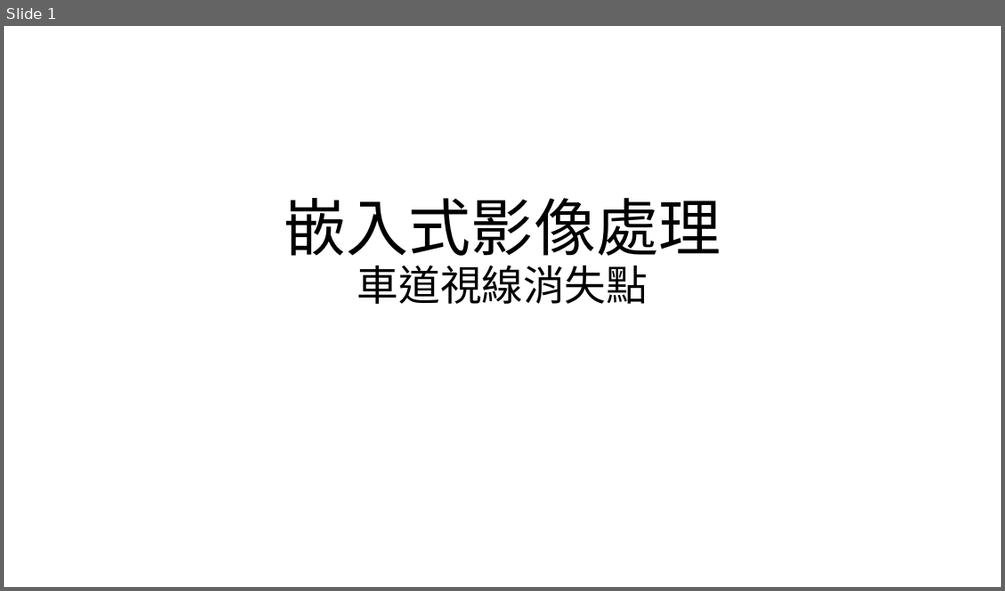
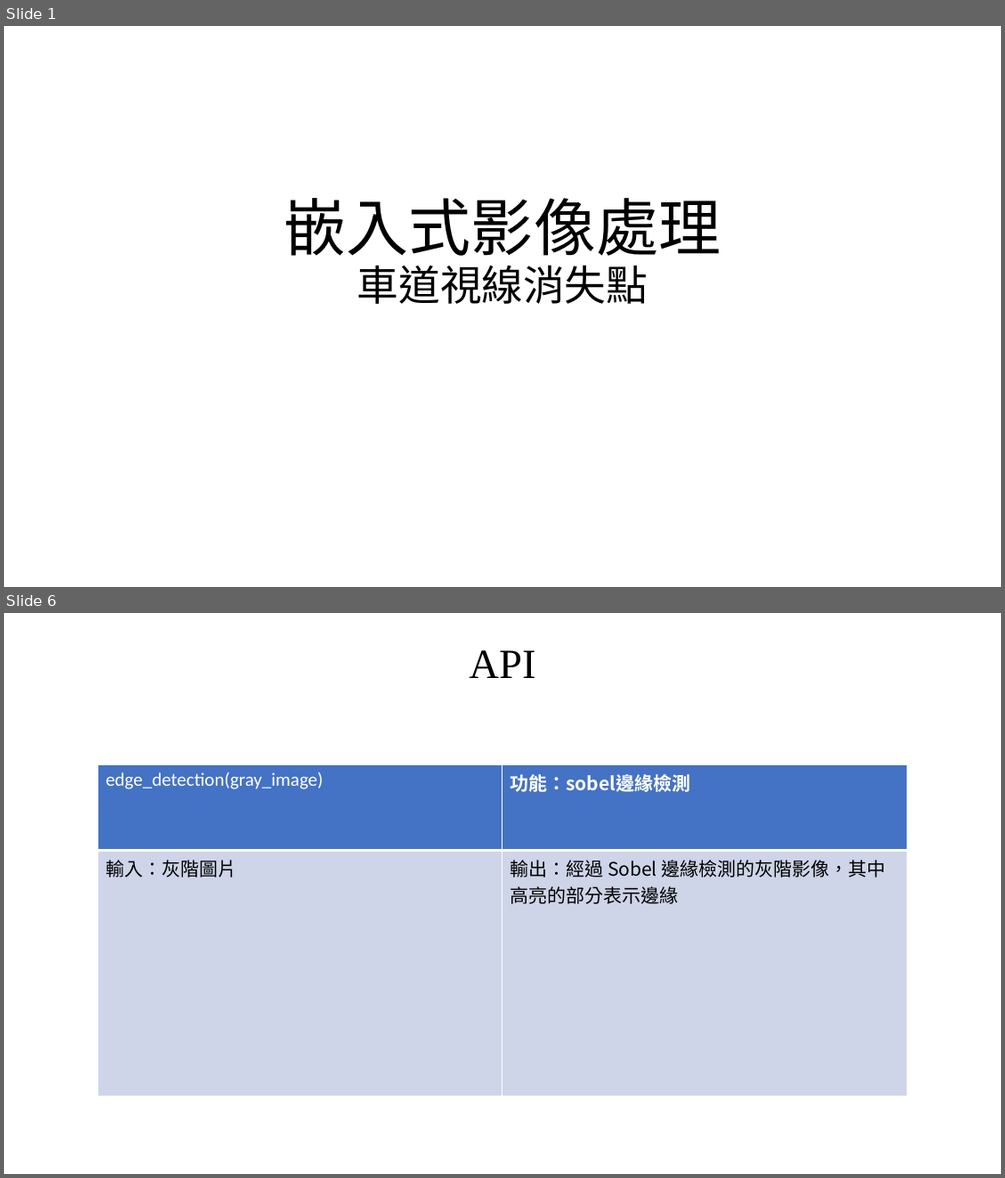
Before and after one commit to a147852z/embedded_image, a slide deck: 嵌入式影像處理.pptx. Shown one above the other, each under a label of ours: slide 1 before the commit, slides 1 and 6 after it; the slides between them are not shown. The pictures are 1005x591 and 1005x1178 pixels, drawn with LibreOffice and Linux fonts; fonts in the diff are those of the drawing. Boxes give left, top, right and bottom in pixels: in the first picture for what was removed or moved away, otherwise in the second. Text is boxed around its words. In the diff, an @@ line names an element or a change of style, - is before the commit and + after.

```diff
--- a/嵌入式影像處理.pptx
+++ b/嵌入式影像處理.pptx
@@ slide 6 added at [4, 613, 1001, 1174], background #FFFFFF @@
@@ text added at [469, 650, 535, 678], 40 pt, text #000000 @@
+API
@@ table added at [98, 765, 907, 1096], 2 rows, 2 columns @@
+edge_detection(gray_image) | 功能：sobel邊緣檢測
+輸入：灰階圖片 | 輸出：經過 Sobel 邊緣檢測的灰階影像，其中高亮的部分表示邊緣
```
Also in this commit, not shown: 1 slide changed, 10 other slides added, 4 other files.
